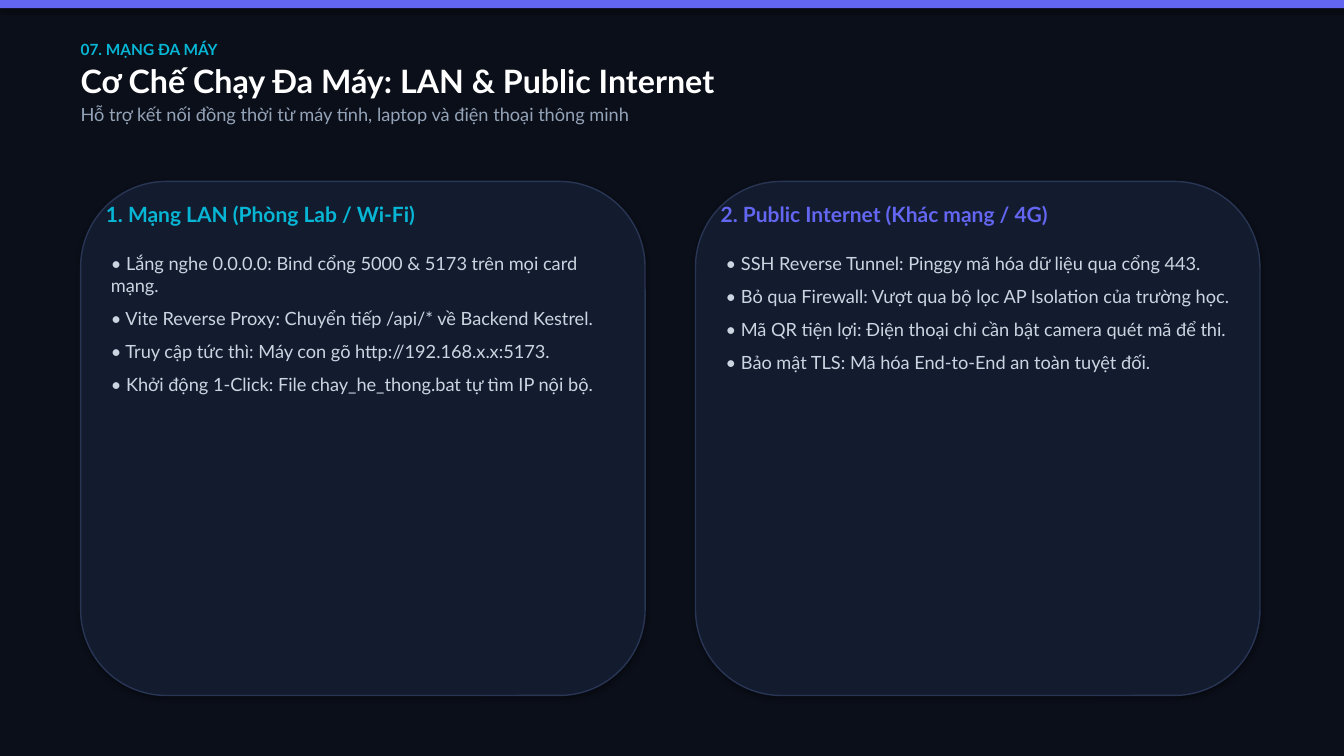
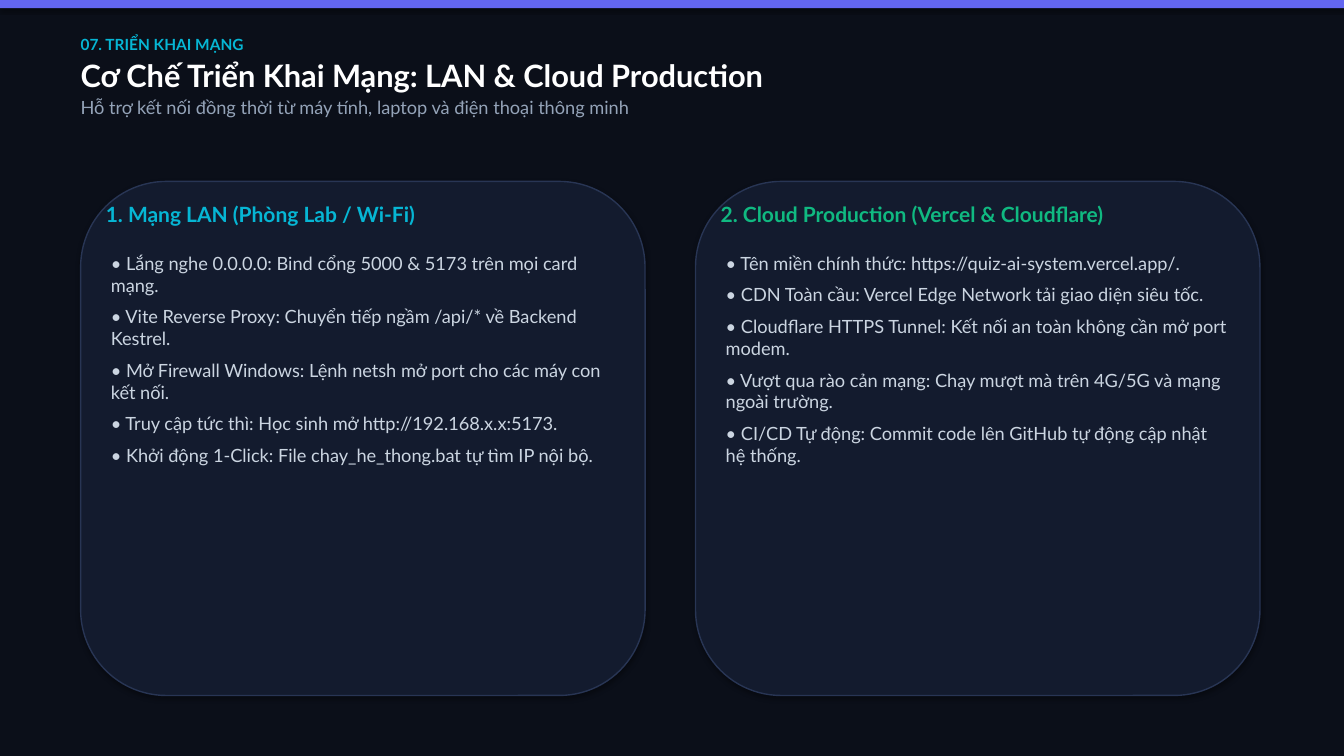
Before and after one commit to hieuqt05/quiz-ai-system, a slide deck: slide 8 of slide_thuyet_trinh_QuizAI_final.pptx. Drawn at 1344x756 pixels with LibreOffice and Linux fonts; fonts in the diff are those of the drawing. Boxes give left, top, right and bottom in pixels: in the first picture for what was removed or moved away, otherwise in the second. Text is boxed around its words. In the diff, an @@ line names an element or a change of style, - is before the commit and + after.

```diff
--- a/slide_thuyet_trinh_QuizAI_final.pptx
+++ b/slide_thuyet_trinh_QuizAI_final.pptx
@@ text at bbox=[81, 36, 763, 93]: text changed; size 23 to 22 pt @@
-07. MẠNG ĐA MÁY
-Cơ Chế Chạy Đa Máy: LAN & Public Internet
+07. TRIỂN KHAI MẠNG
+Cơ Chế Triển Khai Mạng: LAN & Cloud Production
@@ text at bbox=[721, 206, 1103, 225]: text changed; text colour #6366F1 to #10B981 @@
-2. Public Internet (Khác mạng / 4G)
+2. Cloud Production (Vercel & Cloudflare)
@@ text at bbox=[111, 254, 593, 466]: less space between paragraphs @@
@@ text at bbox=[726, 255, 1227, 466]: text changed @@
-• SSH Reverse Tunnel: Pinggy mã hóa dữ liệu qua cổng 443.
-• Bỏ qua Firewall: Vượt qua bộ lọc AP Isolation của trường học.
-• Mã QR tiện lợi: Điện thoại chỉ cần bật camera quét mã để thi.
-• Bảo mật TLS: Mã hóa End-to-End an toàn tuyệt đối.
+• Tên miền chính thức: https://quiz-ai-system.vercel.app/.
+• CDN Toàn cầu: Vercel Edge Network tải giao diện siêu tốc.
+• Cloudflare HTTPS Tunnel: Kết nối an toàn không cần mở port modem.
+• Vượt qua rào cản mạng: Chạy mượt mà trên 4G/5G và mạng ngoài trường.
+• CI/CD Tự động: Commit code lên GitHub tự động cập nhật hệ thống.
@@ text at bbox=[111, 308, 601, 434]: text changed @@
-• Vite Reverse Proxy: Chuyển tiếp /api/* về Backend Kestrel.
-• Truy cập tức thì: Máy con gõ http://192.168.x.x:5173.
+• Vite Reverse Proxy: Chuyển tiếp ngầm /api/* về Backend Kestrel.
+• Mở Firewall Windows: Lệnh netsh mở port cho các máy con kết nối.
+• Truy cập tức thì: Học sinh mở http://192.168.x.x:5173.
```
Also in this commit, not shown: 14 other slides changed, 2 slides added, 1 slide removed, 2 other files.
